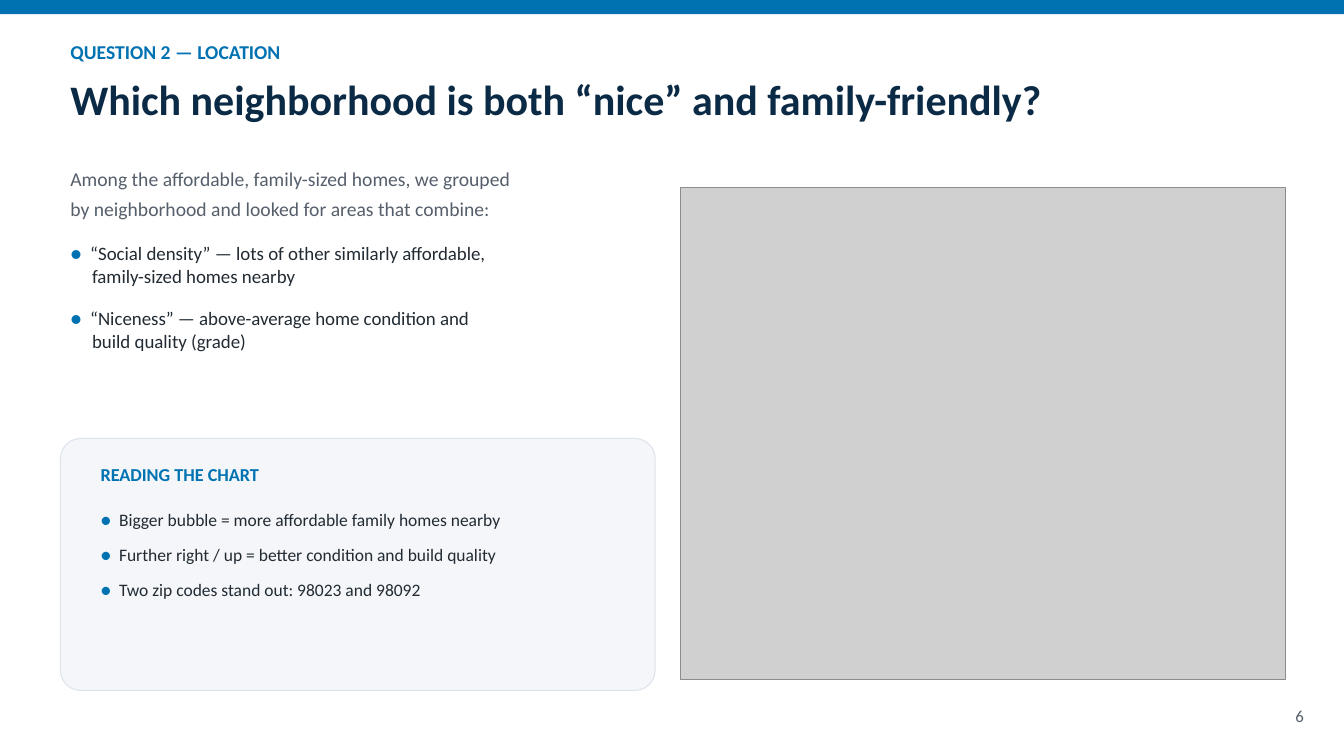
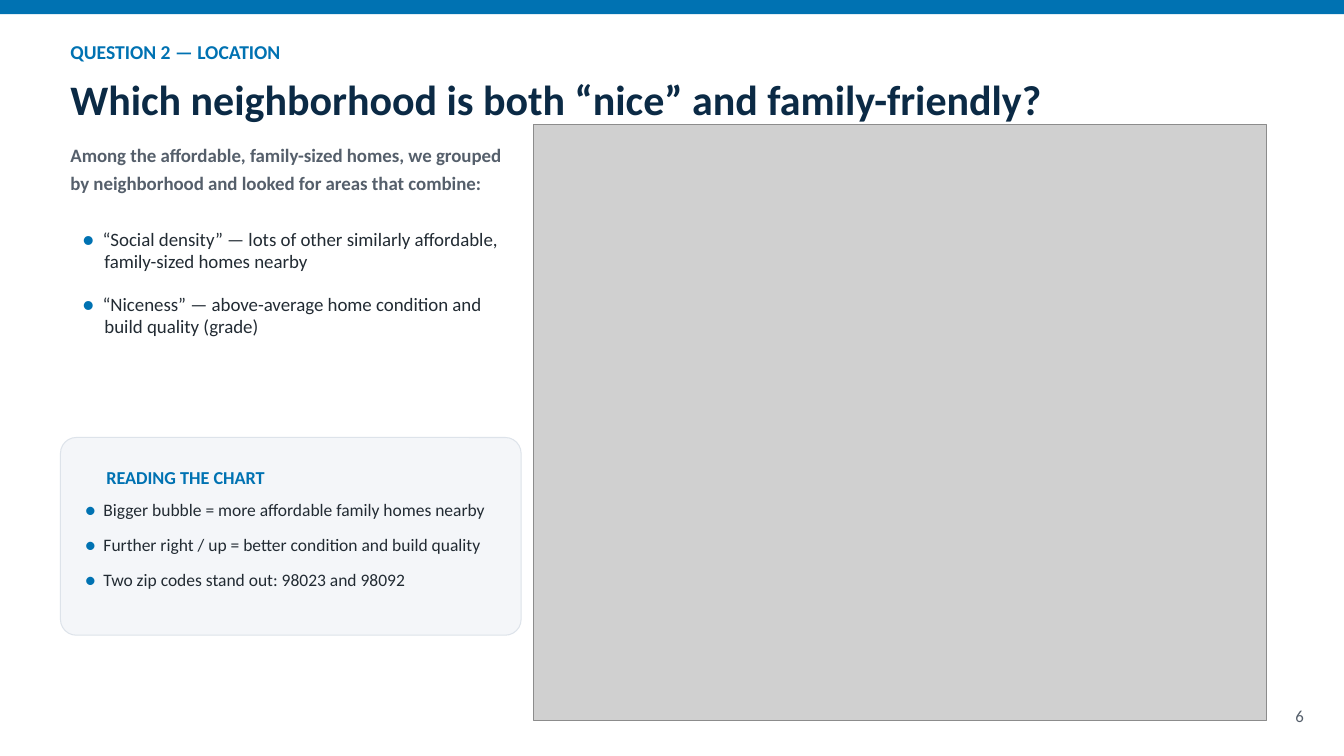
Before and after one commit to MichealEshak/ds-eda-project-template, a slide deck: slide 6 of presentation/Thomas_Hansen_Housing_Recommendation.pptx. Drawn at 1344x756 pixels with LibreOffice and Linux fonts; fonts in the diff are those of the drawing; grey boxes stand for pictures. Boxes give left, top, right and bottom in pixels: in the first picture for what was removed or moved away, otherwise in the second. Text is boxed around its words. In the diff, an @@ line names an element or a change of style, - is before the commit and + after.

```diff
--- a/presentation/Thomas_Hansen_Housing_Recommendation.pptx
+++ b/presentation/Thomas_Hansen_Housing_Recommendation.pptx
@@ text "Among the affordable, family-sized homes, ...": place and size @@
-text "Among the affordable, family-sized homes, ..." at (70, 172, 510, 220)
+text "Among the affordable, family-sized homes, ..." at (70, 148, 501, 193)
@@ text "Among the affordable, family-sized homes, ..." at (70, 148, 501, 193): size 14 to 13.5 pt, bold on @@
@@ picture: place and size @@
-picture at (681, 188, 1286, 680)
+picture at (534, 124, 1267, 721)
@@ text "● “Social density” — lots ...": place and size @@
-text "● “Social density” — lots ..." at (90, 246, 485, 352)
+text "● “Social density” — lots ..." at (103, 232, 498, 337)
@@ rounded rectangle: place and size @@
-rounded rectangle at (60, 439, 655, 691)
+rounded rectangle at (60, 438, 521, 635)
@@ text "READING THE CHART": place and size @@
-text "READING THE CHART" at (101, 469, 259, 481)
+text "READING THE CHART" at (106, 472, 265, 484)
@@ text "● Bigger bubble = more ...": place and size @@
-text "● Bigger bubble = more ..." at (119, 514, 500, 599)
+text "● Bigger bubble = more ..." at (103, 504, 484, 589)
```
Also in this commit, not shown: 7 other slides changed, 1 slide added, 1 other file.
